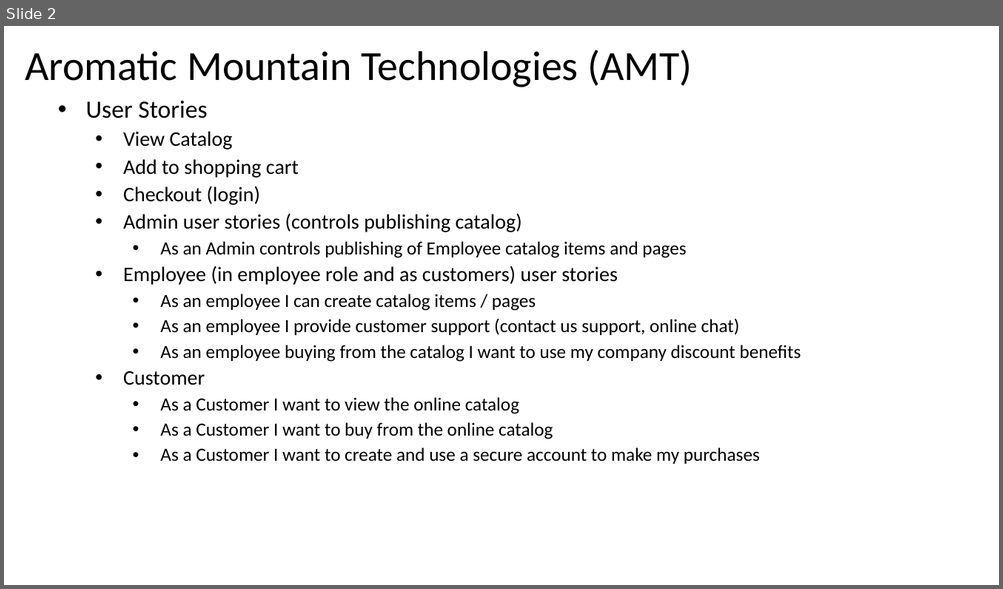
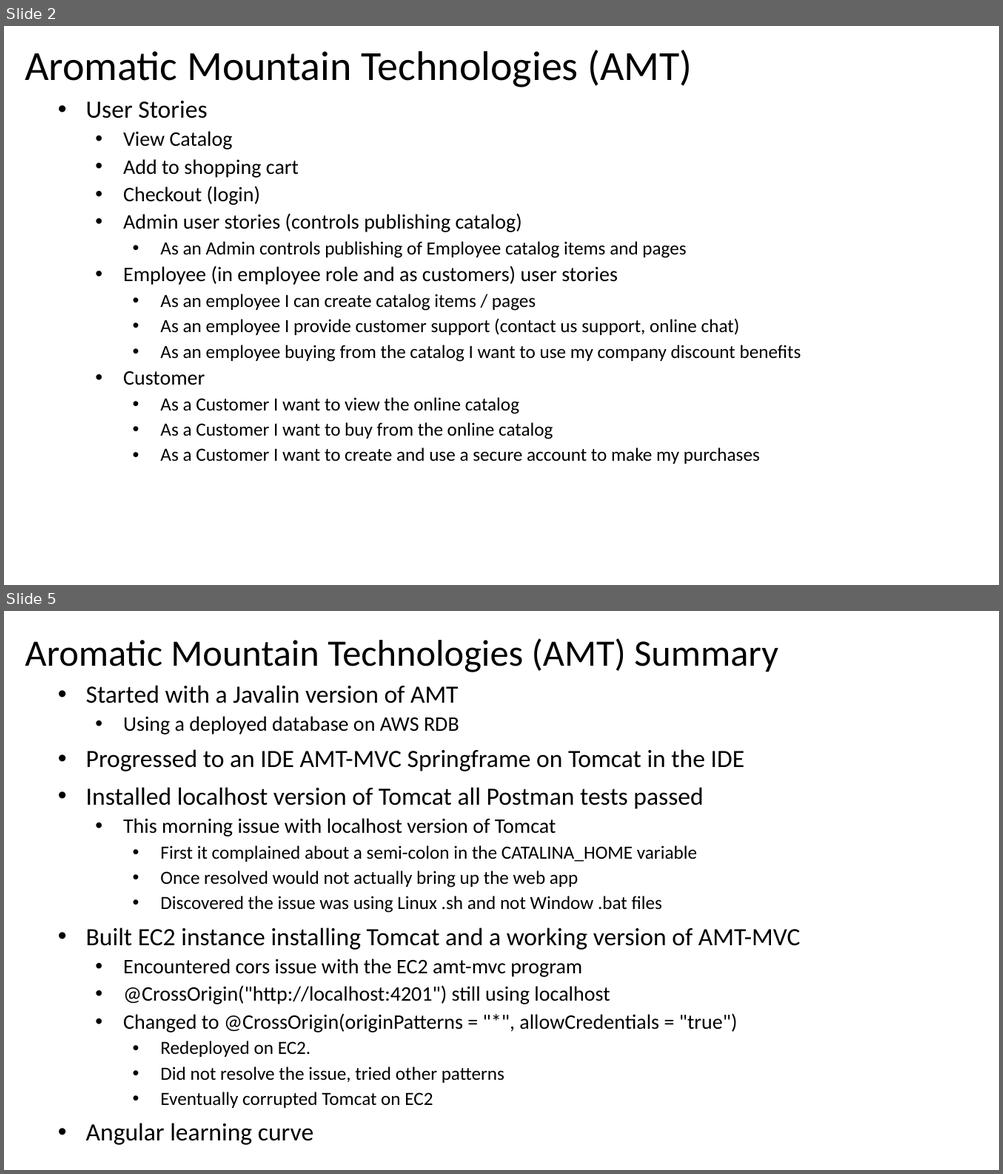
Before and after one commit to tlw8253/amt-mvc, a slide deck: docs/AMT-mvc.pptx. Shown one above the other, each under a label of ours: slide 2 before the commit, slides 2 and 5 after it; the slides between them are not shown. The pictures are 1003x589 and 1003x1174 pixels, drawn with LibreOffice and Linux fonts; fonts in the diff are those of the drawing. Boxes give left, top, right and bottom in pixels: in the first picture for what was removed or moved away, otherwise in the second. Text is boxed around its words. In the diff, an @@ line names an element or a change of style, - is before the commit and + after.

Commit message:
20210913 1619 tlw8748253: Working EC2 with cors resolved.

```diff
--- a/docs/AMT-mvc.pptx
+++ b/docs/AMT-mvc.pptx
@@ slide 5 added at box(4, 611, 999, 1170), background #FFFFFF @@
@@ title added at box(25, 638, 778, 672), 36 pt, text #000000 @@
+Aromatic Mountain Technologies (AMT) Summary
@@ subtitle added at box(86, 685, 800, 1145), 18 pt, text #000000 @@
+• Started with a Javalin version of AMT
+  • Using a deployed database on AWS RDB
+• Progressed to an IDE AMT-MVC Springframe on Tomcat in the IDE
+• Installed localhost version of Tomcat all Postman tests passed
+  • This morning issue with localhost version of Tomcat
+    • First it complained about a semi-colon in the CATALINA_HOME variable
+    • Once resolved would not actually bring up the web app
+    • Discovered the issue was using Linux .sh and not Window .bat files
+• Built EC2 instance installing Tomcat and a working version of AMT-MVC
+  • Encountered cors issue with the EC2 amt-mvc program
+  • @CrossOrigin("http://localhost:4201") still using localhost
+  • Changed to @CrossOrigin(originPatterns = "*", allowCredentials = "true")
+    • Redeployed on EC2.
+    • Did not resolve the issue, tried other patterns
+    • Eventually corrupted Tomcat on EC2
+• Angular learning curve
```
Also in this commit, not shown: 2 slides changed, 1 other slide added, 6 slides removed, 23 other files.
